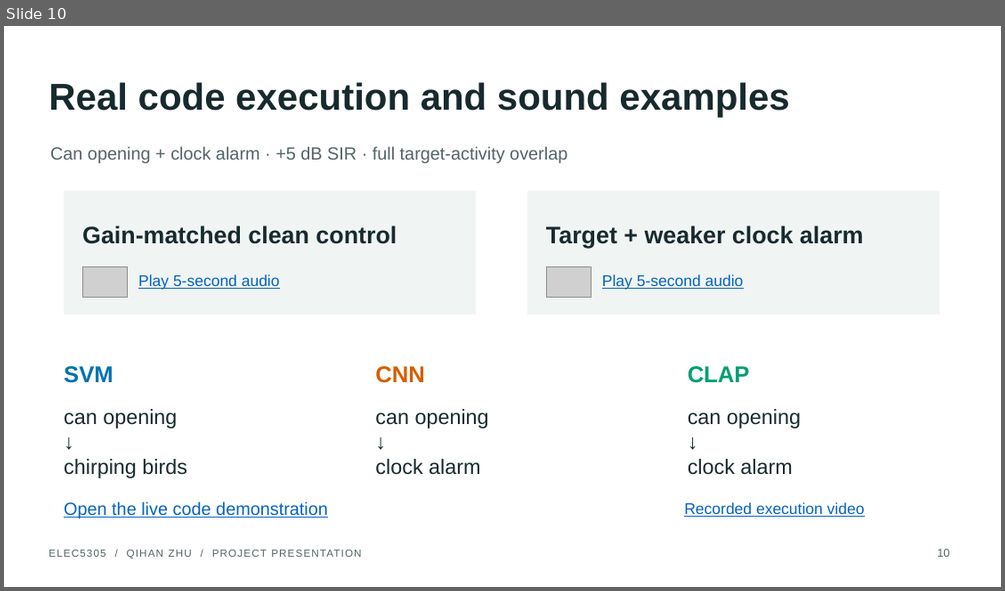
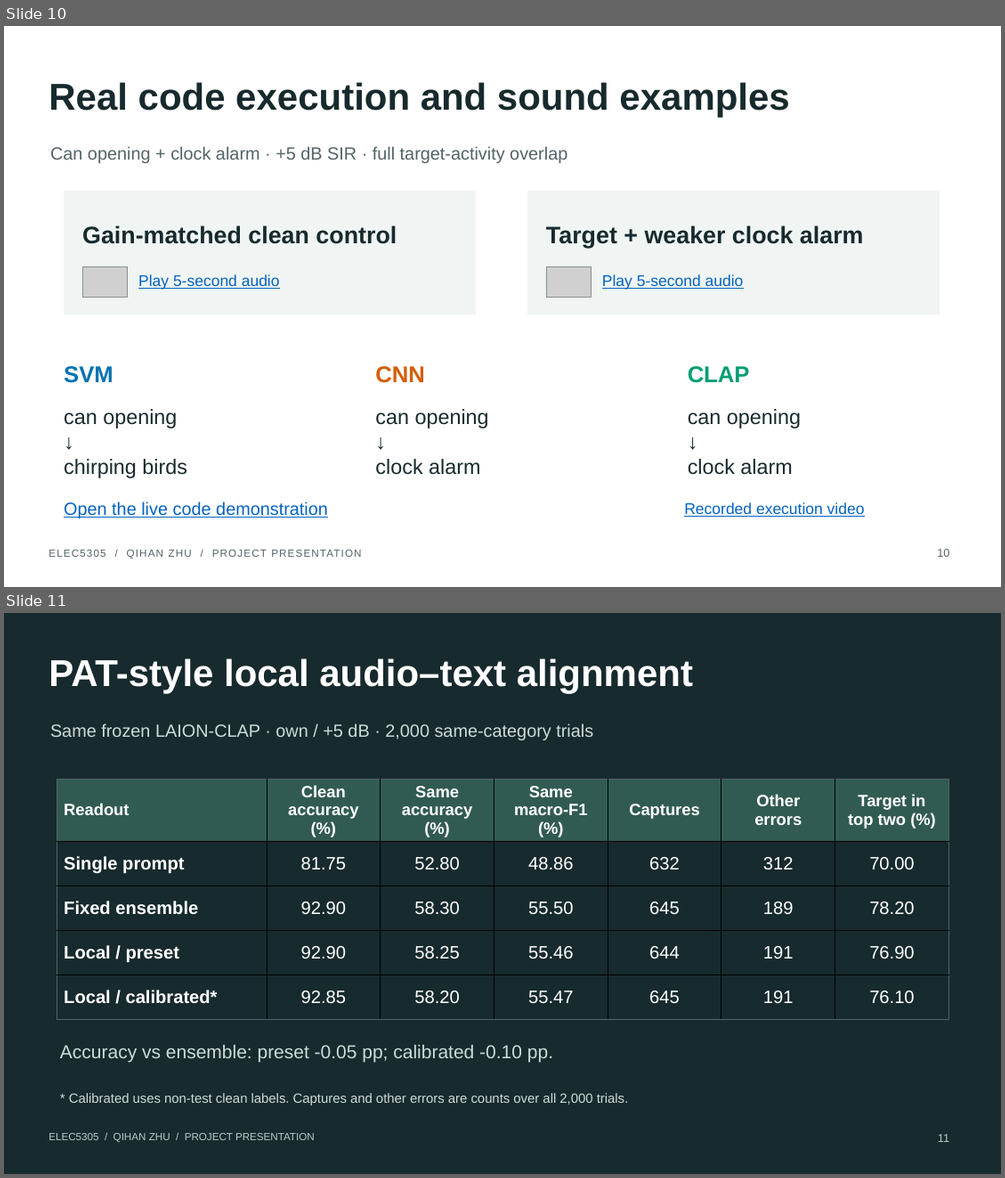
Before and after one commit to Charlie-Uni/elec5305-project-550489593, a slide deck: results/final_submission_20261110/presentation.pptx. Shown one above the other, each under a label of ours: slide 10 before the commit, slides 10 and 11 after it. The pictures are 1005x591 and 1005x1178 pixels, drawn with LibreOffice and Linux fonts; fonts in the diff are those of the drawing; grey boxes stand for pictures. Boxes give left, top, right and bottom in pixels: in the first picture for what was removed or moved away, otherwise in the second. Text is boxed around its words. In the diff, an @@ line names an element or a change of style, - is before the commit and + after.

Commit message:
Evaluate frozen local feedback and synchronise final deliverables

```diff
--- a/results/final_submission_20261110/presentation.pptx
+++ b/results/final_submission_20261110/presentation.pptx
@@ slide 11 added at [4, 613, 1001, 1174], background #172A2D @@
@@ text added at [48, 658, 693, 693], 36 pt, text #FFFFFF, bold @@
+PAT-style local audio–text alignment
@@ text added at [50, 723, 593, 740], 17 pt, text #CCDCD8 @@
+Same frozen LAION-CLAP · own / +5 dB · 2,000 same-category trials
@@ table added at [57, 779, 948, 1013], 5 rows, 7 columns @@
+Readout | Clean / accuracy (%) | Same / accuracy (%) | Same / macro-F1 (%) | Captures | Other / errors | Target in / top two (%)
+Single prompt | 81.75 | 52.80 | 48.86 | 632 | 312 | 70.00
+Fixed ensemble | 92.90 | 58.30 | 55.50 | 645 | 189 | 78.20
+Local / preset | 92.90 | 58.25 | 55.46 | 644 | 191 | 76.90
+Local / calibrated* | 92.85 | 58.20 | 55.47 | 645 | 191 | 76.10
@@ text added at [60, 1045, 553, 1062], 18 pt, text #CCDCD8 @@
+Accuracy vs ensemble: preset -0.05 pp; calibrated -0.10 pp.
@@ text added at [69, 1093, 629, 1105], 12.8 pt, text #CCDCD8 @@
+* Calibrated uses non-test clean labels. Captures and other errors are counts over all 2,000 trials.
@@ text added at [48, 1133, 315, 1142], 10 pt, text #B8C9C7 @@
+ELEC5305 / QIHAN ZHU / PROJECT PRESENTATION
@@ text added at [938, 1134, 949, 1142], 11 pt, text #B8C9C7 @@
+11
```
Also in this commit, not shown: 1 slide changed, 1 slide removed, 57 other files.
